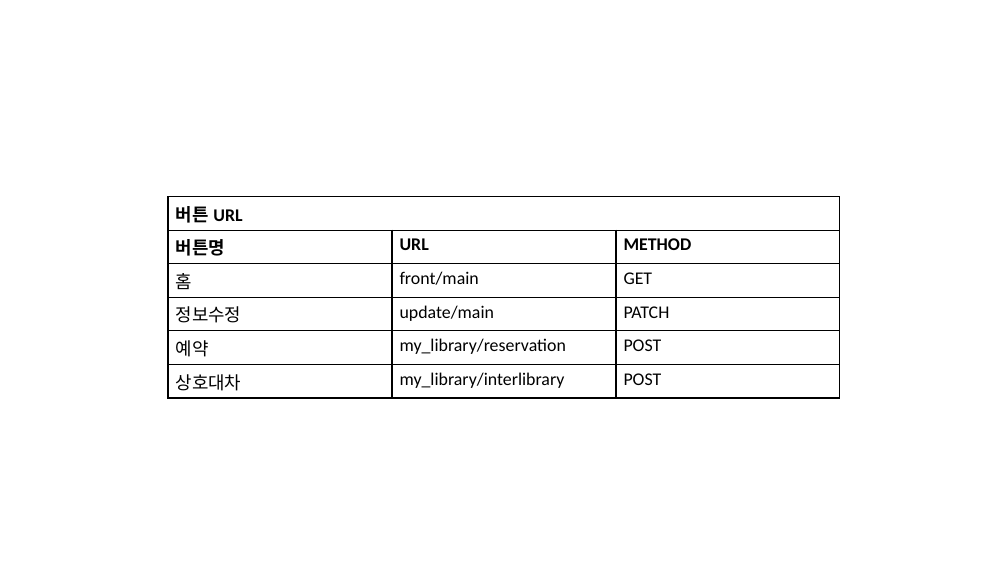
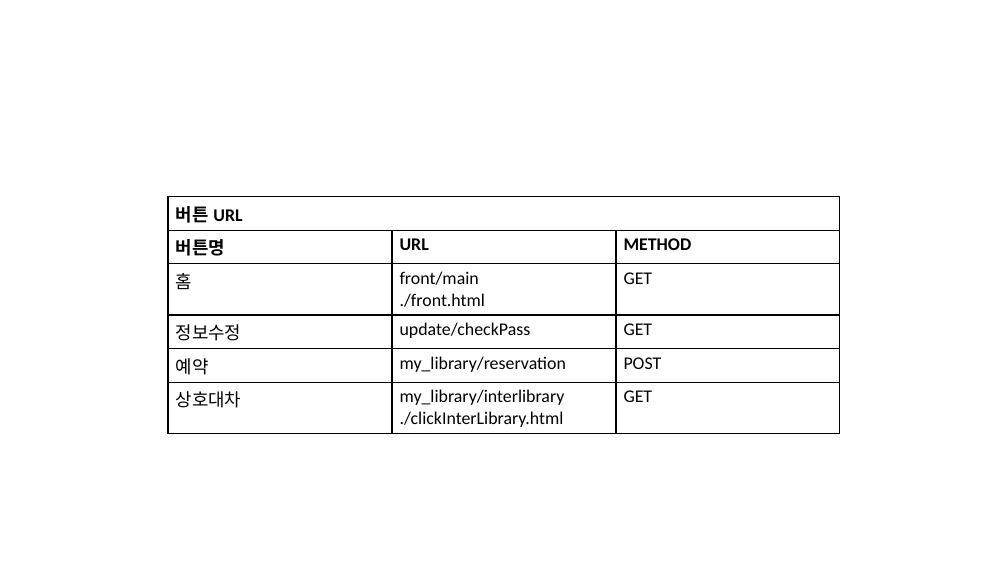
Before and after one commit to to-hworld/Library_Project, a slide deck: slide 14 of design/pageDesign.pptx (slide 15 before the commit). Drawn at 1008x567 pixels with LibreOffice and Linux fonts; fonts in the diff are those of the drawing. Boxes give left, top, right and bottom in pixels: in the first picture for what was removed or moved away, otherwise in the second. Text is boxed around its words. In the diff, an @@ line names an element or a change of style, - is before the commit and + after.

```diff
--- a/design/pageDesign.pptx
+++ b/design/pageDesign.pptx
@@ table at (168,197,839,431) @@
-row 3, column 2: front/main
+row 3, column 2: front/main / ./front.html
-row 4, column 2: update/main
+row 4, column 2: update/checkPass
-row 4, column 3: PATCH
+row 4, column 3: GET
-row 6, column 2: my_library/interlibrary
+row 6, column 2: my_library/interlibrary / ./clickInterLibrary.html
-row 6, column 3: POST
+row 6, column 3: GET
```
Also in this commit, not shown: 22 other slides changed, 1 slide added, 6 other files.
